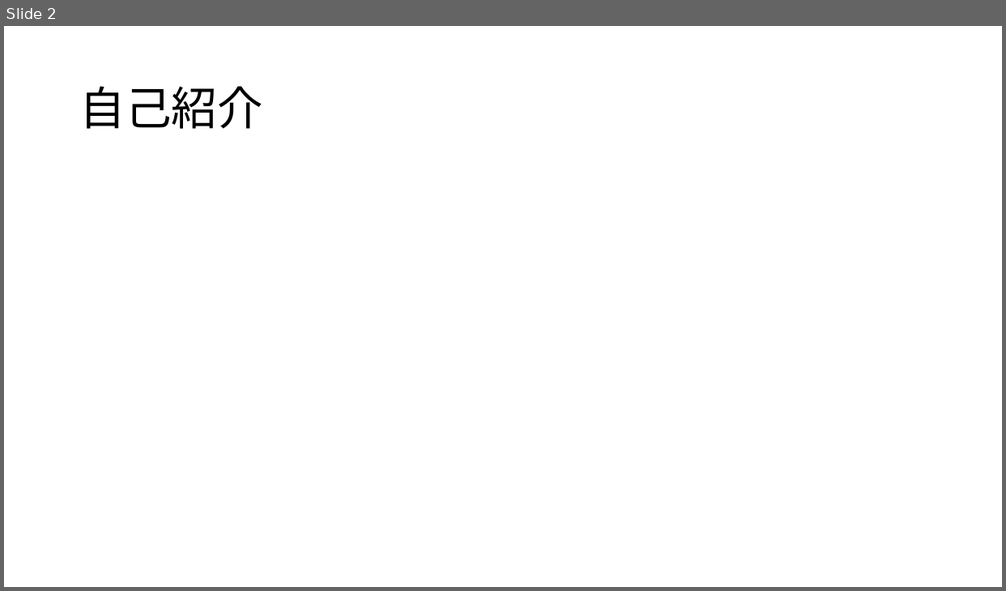
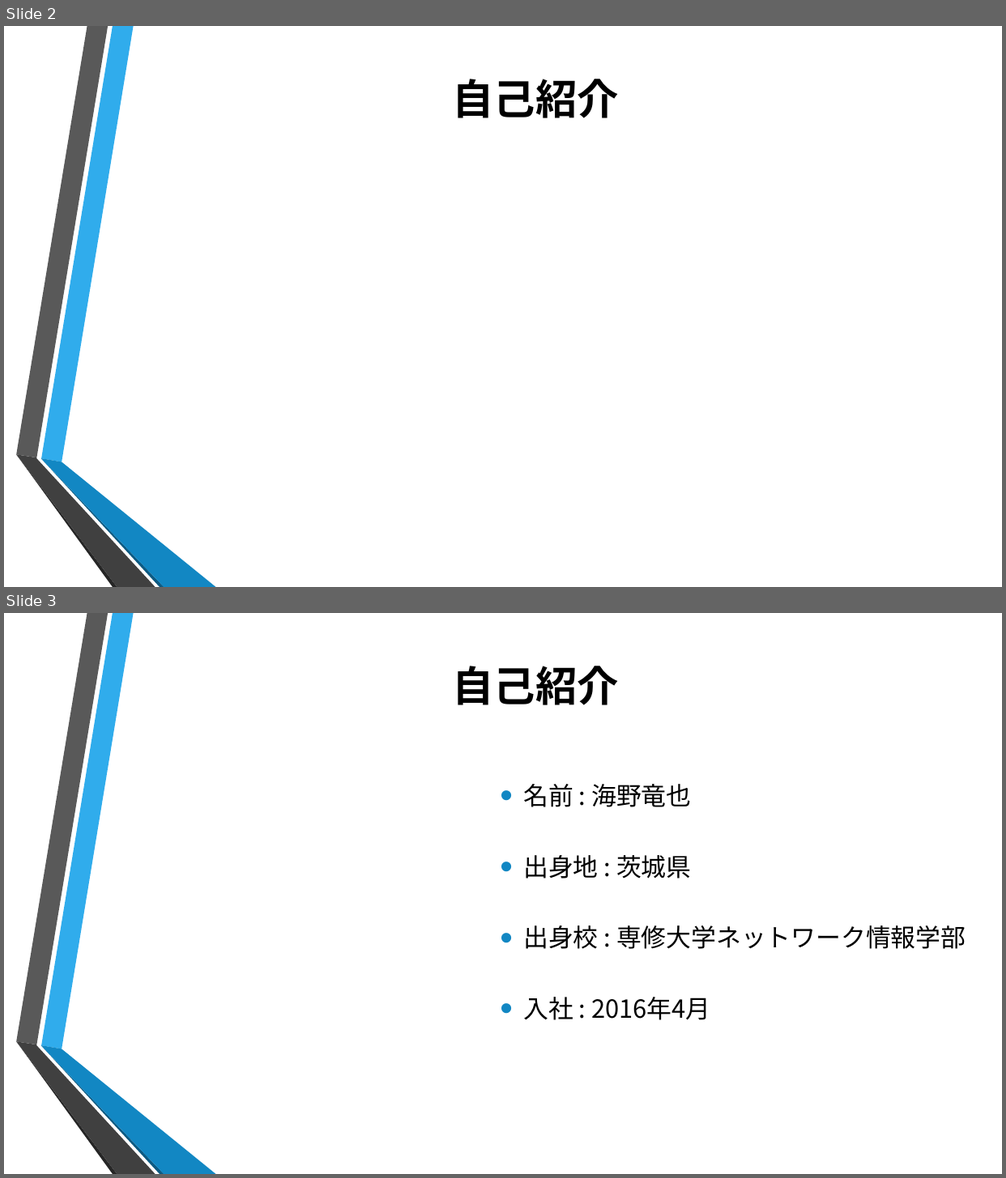
Before and after one commit to ColorSchemeSystem/1DaySummerIntern, a slide deck: 1day.pptx. Shown one above the other, each under a label of ours: slide 2 before the commit, slides 2 and 3 after it. The pictures are 1006x591 and 1006x1178 pixels, drawn with LibreOffice and Linux fonts; fonts in the diff are those of the drawing; background and template pictures are left out. Boxes give left, top, right and bottom in pixels: in the first picture for what was removed or moved away, otherwise in the second. Text is boxed around its words. In the diff, an @@ line names an element or a change of style, - is before the commit and + after.

Commit message:
パワーポイントの更新

```diff
--- a/1day.pptx
+++ b/1day.pptx
@@ slide 3 added at (4,613,1002,1174), background picture (left out); not listed: 6 template elements that a slide beside it also shows @@
@@ title added at (453,666,619,705), 40 pt, text #000000, bold @@
+自己紹介
@@ text added at (523,784,965,1020), 24 pt, text #000000 @@
+• 名前 : 海野竜也
+• 出身地 : 茨城県
+• 出身校 : 専修大学ネットワーク情報学部
+• 入社 : 2016年4月
@@ slide 2 changed as well @@
@@ title "自己紹介": place and size @@
-title "自己紹介" at (80,86,263,129)
+title "自己紹介" at (453,79,619,118)
@@ title "自己紹介" at (453,79,619,118): size 44 to 40 pt, bold on; alignment left to centre; line spacing 0.9 to 1 @@
@@ group added at (16,26,216,587): 6 freeform shapes @@
```
Also in this commit, not shown: 9 other slides changed, 9 other slides added, 3 slides removed.
